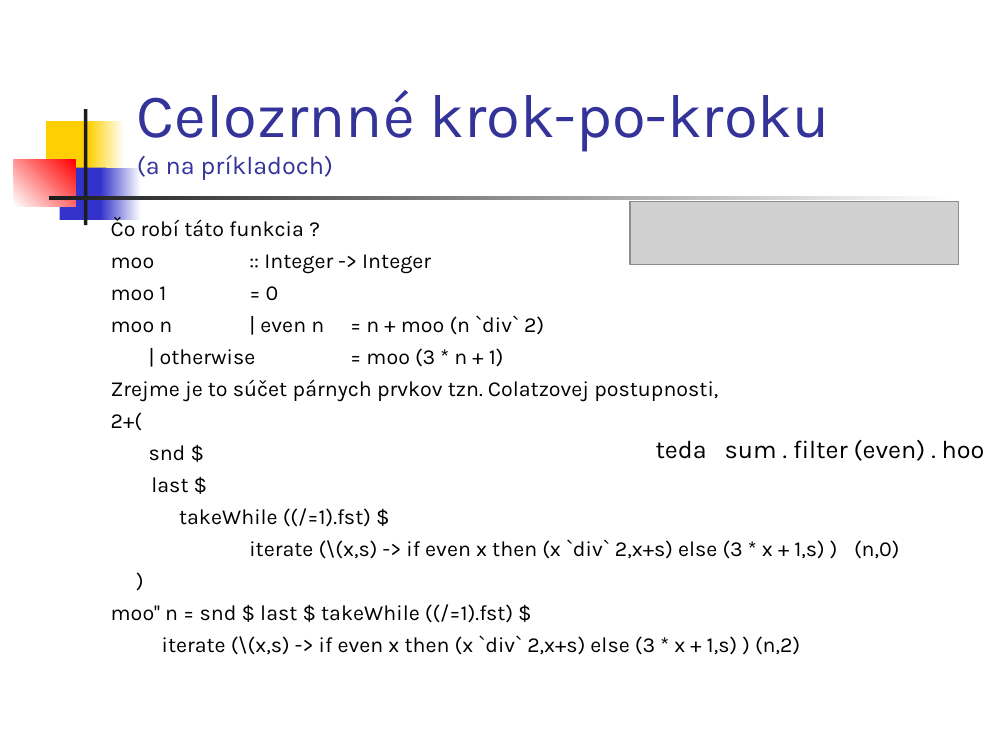
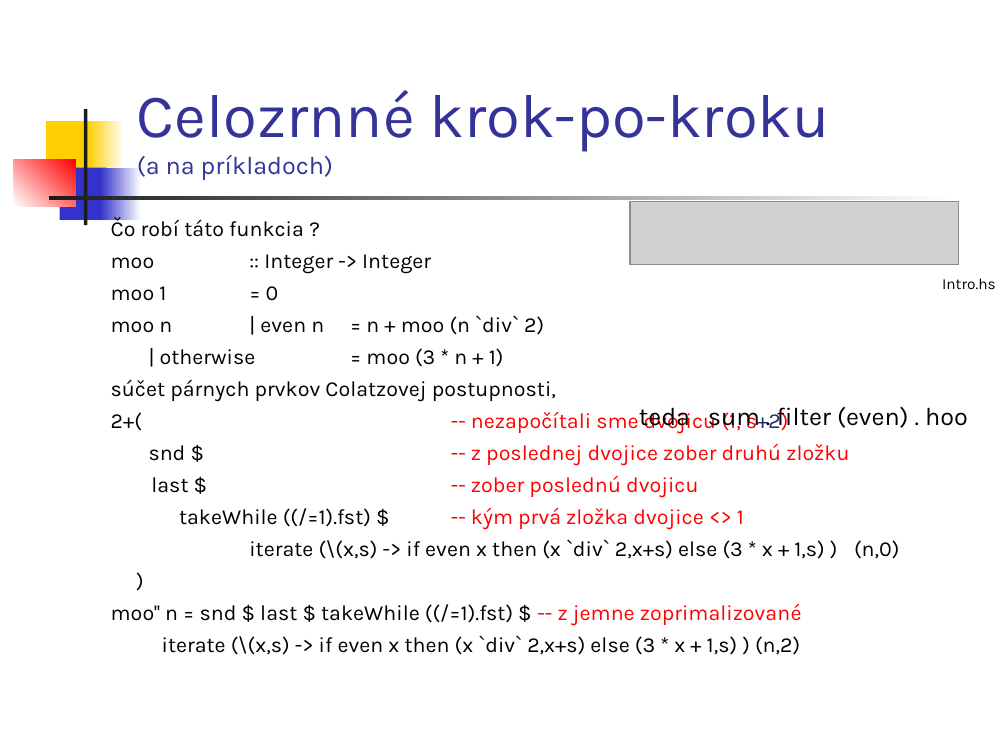
Before and after one commit to Funkcionalne/Prednasky, a slide deck: slide 9 of 03/03_fpro.ppt. Drawn at 1008x756 pixels with LibreOffice and Linux fonts; fonts in the diff are those of the drawing; grey boxes stand for pictures. Boxes give left, top, right and bottom in pixels: in the first picture for what was removed or moved away, otherwise in the second. Text is boxed around its words. In the diff, an @@ line names an element or a change of style, - is before the commit and + after.

```diff
--- a/03/03_fpro.ppt
+++ b/03/03_fpro.ppt
@@ text added at (x1=942, y1=278, x2=996, y2=289), 11 pt, text #000000 @@
+Intro.hs
@@ text at (x1=111, y1=379, x2=849, y2=530): text changed; text colour #000000 to #FF0000 @@
-Zrejme je to súčet párnych prvkov tzn. Colatzovej postupnosti,
-2+(
-snd $
-last $
-takeWhile ((/=1).fst) $
+súčet párnych prvkov Colatzovej postupnosti,
+2+( -- nezapočítali sme dvojicu (1, s+2)
+snd $ -- z poslednej dvojice zober druhú zložku
+last $ -- zober poslednú dvojicu
+takeWhile ((/=1).fst) $ -- kým prvá zložka dvojice <> 1
@@ text "teda sum . filter (even) ..." rewrapped from (x1=656, y1=440, x2=985, y2=461) to (x1=776, y1=407, x2=968, y2=431) @@
@@ text at (x1=111, y1=604, x2=802, y2=626): text changed @@
-moo'' n = snd $ last $ takeWhile ((/=1).fst) $
+moo'' n = snd $ last $ takeWhile ((/=1).fst) $ -- z jemne zoprimalizované
```
Also in this commit, not shown: 7 other slides changed, 2 other files.
